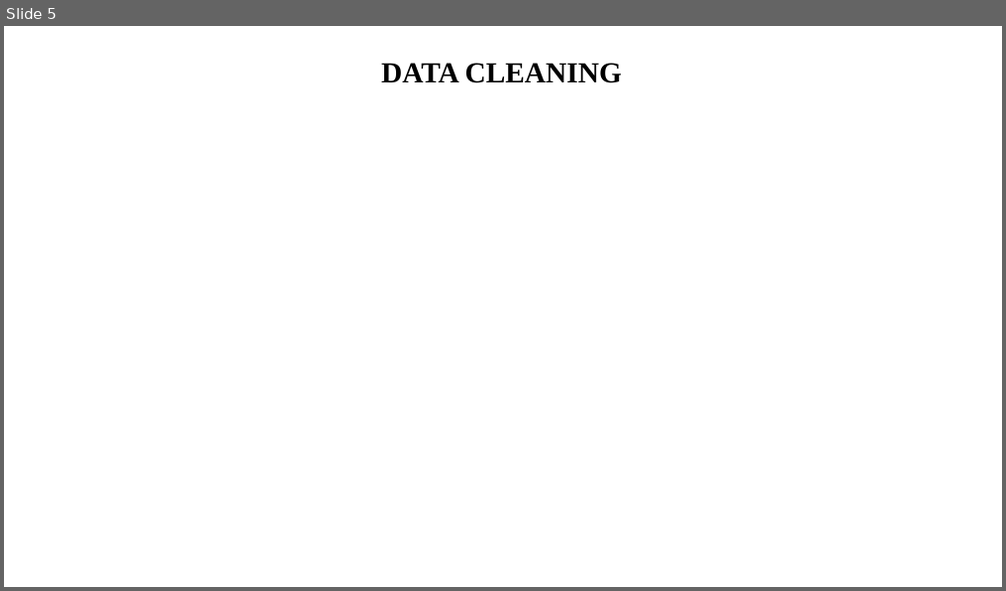
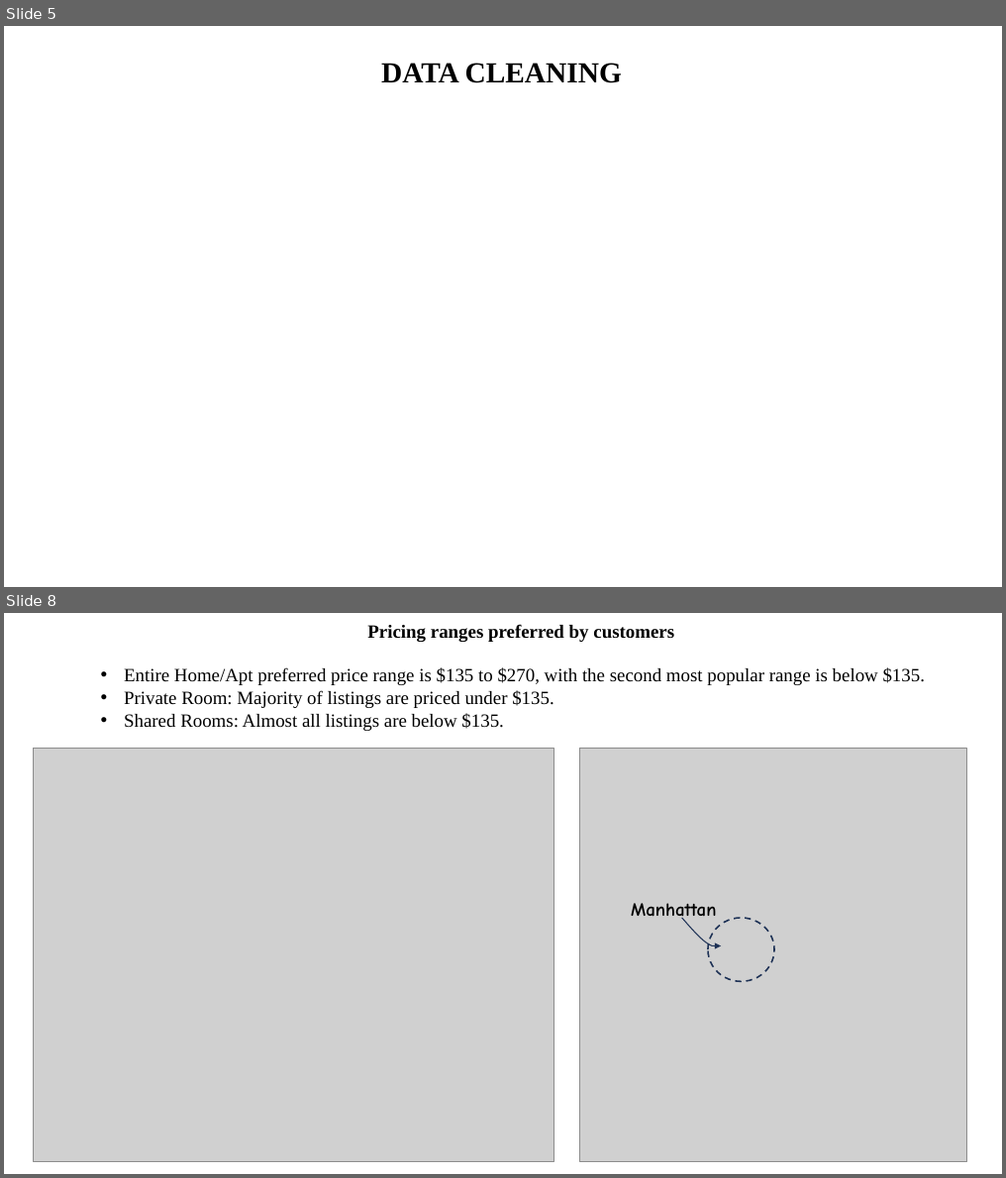
Before and after one commit to sagarbarge/Airbnb_NYC_Storytelling, a slide deck: Presentation_1_Analyst.pptx. Shown one above the other, each under a label of ours: slide 5 before the commit, slides 5 and 8 after it; the slides between them are not shown. The pictures are 1006x591 and 1006x1178 pixels, drawn with LibreOffice and Linux fonts; fonts in the diff are those of the drawing; grey boxes stand for pictures. Boxes give left, top, right and bottom in pixels: in the first picture for what was removed or moved away, otherwise in the second. Text is boxed around its words. In the diff, an @@ line names an element or a change of style, - is before the commit and + after.

```diff
--- a/Presentation_1_Analyst.pptx
+++ b/Presentation_1_Analyst.pptx
@@ slide 8 added at [4, 613, 1002, 1174], background #FFFFFF @@
@@ text added at [367, 624, 674, 642], 18 pt, text #000000, bold @@
+Pricing ranges preferred by customers
@@ text added at [124, 667, 925, 731], 18 pt, text #000000 @@
+• Entire Home/Apt preferred price range is $135 to $270, with the second most popular range is below $135.
+• Private Room: Majority of listings are priced under $135.
+• Shared Rooms: Almost all listings are below $135.
@@ picture added at [34, 748, 554, 1161] @@
@@ picture added at [580, 748, 966, 1162] @@
@@ text added at [631, 903, 716, 923], 18 pt, text #000000, bold @@
+Manhattan
@@ freeform shape added at [682, 918, 721, 947], outline #1E3256 1 pt @@
@@ ellipse added at [708, 918, 774, 981], outline #1E3256 1.5 pt dashed @@
```
Also in this commit, not shown: 11 slides changed, 2 other slides added, 2 slides removed, 5 other files.
